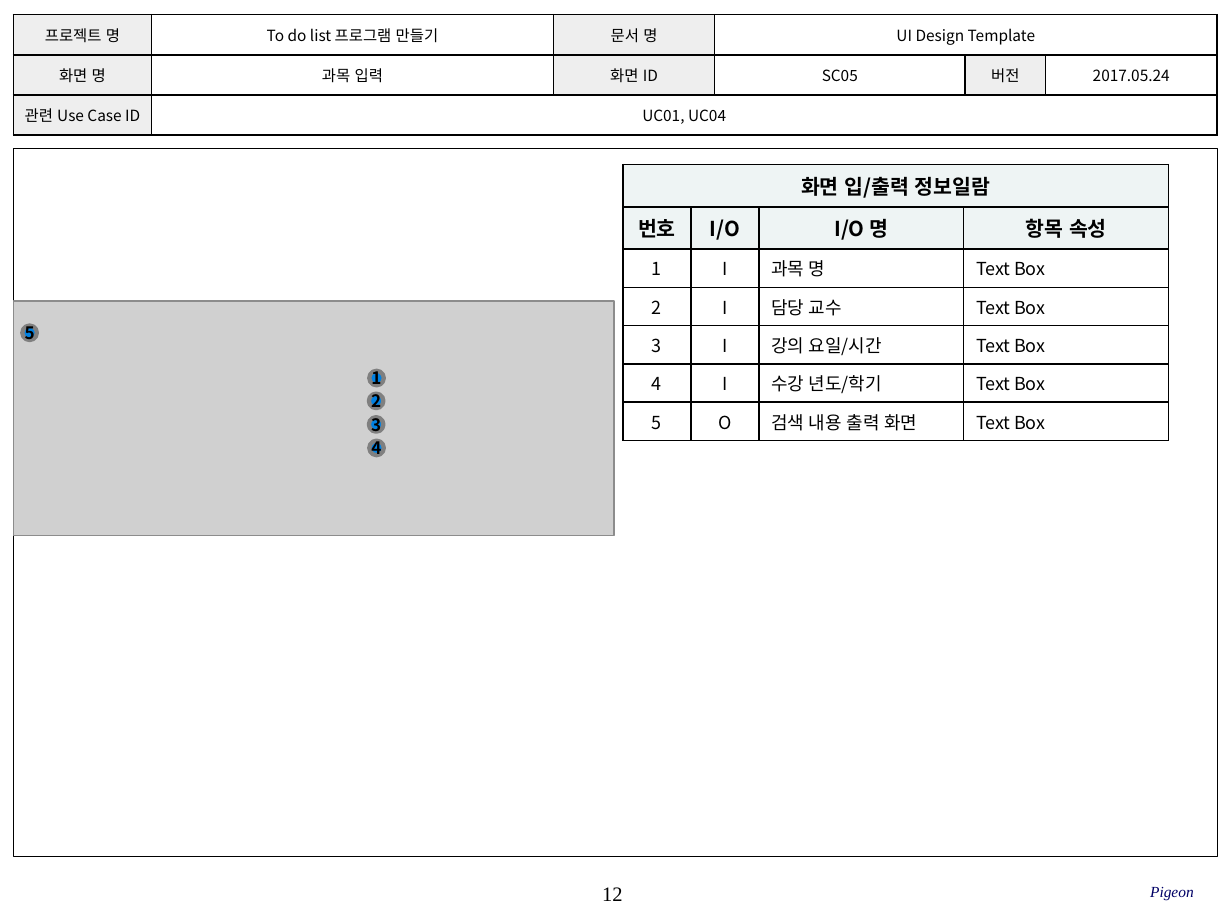
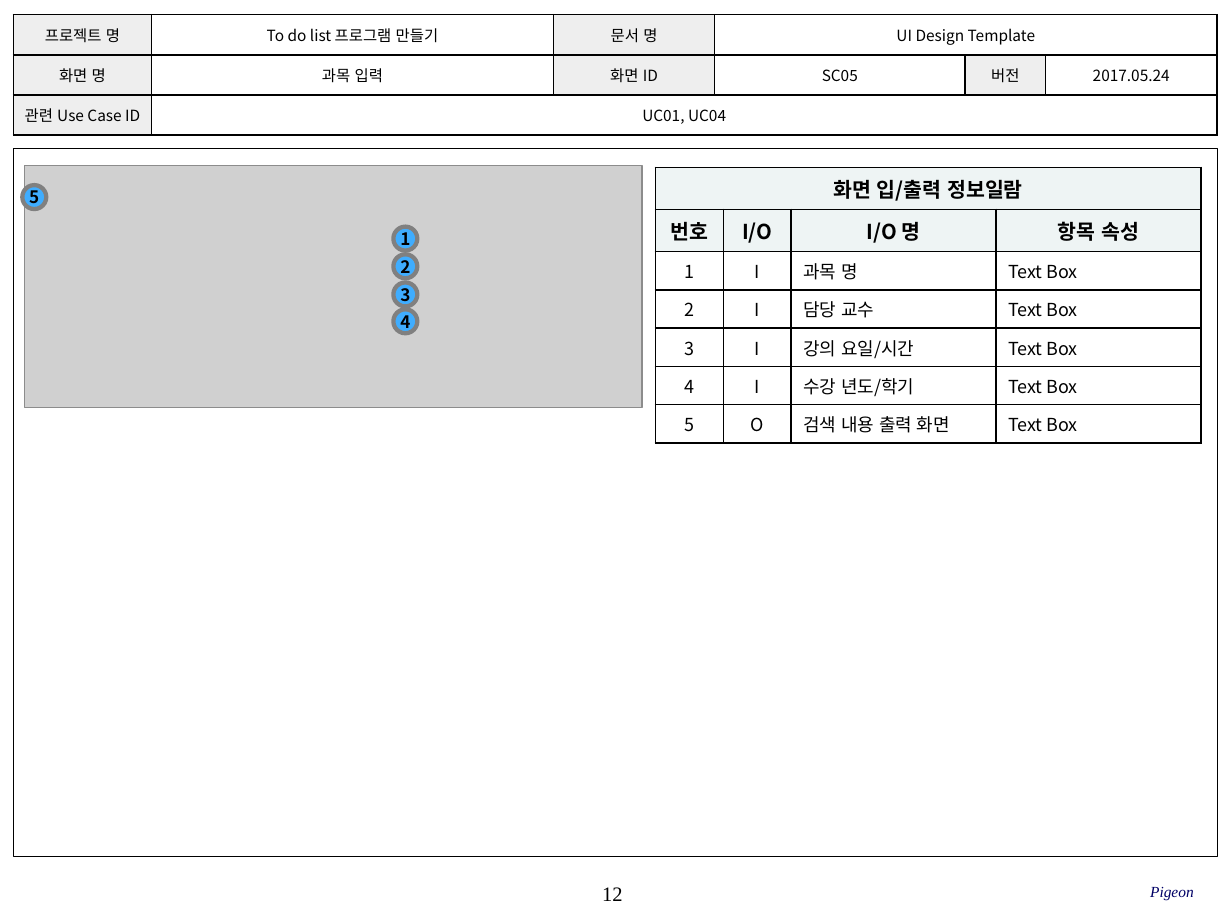
Before and after one commit to SE-admin/9, a slide deck: slide 12 of doc/3_ 설계서/UI Design Template_9_pigeon.pptx. Drawn at 1232x924 pixels with LibreOffice and Linux fonts; fonts in the diff are those of the drawing; grey boxes stand for pictures; background and template pictures are left out. Boxes give left, top, right and bottom in pixels: in the first picture for what was removed or moved away, otherwise in the second. Text is boxed around its words. In the diff, an @@ line names an element or a change of style, - is before the commit and + after.

Commit message:
# 서류 # UI Design Template_9_pigeon.pptx # 9,10p # 요구사항 변경으로 인한 설계서 변경

```diff
--- a/doc/3_ 설계서/UI Design Template_9_pigeon.pptx
+++ b/doc/3_ 설계서/UI Design Template_9_pigeon.pptx
@@ picture: place and size @@
-picture at [14,301,614,536]
+picture at [25,166,642,408]
@@ table: place and size @@
-table at [623,165,1168,435]
+table at [655,168,1200,437]
@@ ellipse "5": place and size @@
-ellipse "5" at [22,325,37,340]
+ellipse "5" at [22,185,46,208]
@@ fill #0081E2 to #3FADFF in 5 elements at [22,185,46,208], [393,309,416,333], [393,282,416,306], [393,254,416,277], [393,227,416,250] @@
@@ ellipse "1": place and size @@
-ellipse "1" at [370,371,384,386]
+ellipse "1" at [393,227,416,250]
@@ ellipse "2": place and size @@
-ellipse "2" at [368,394,383,409]
+ellipse "2" at [393,254,416,277]
@@ ellipse "3": place and size @@
-ellipse "3" at [368,418,383,432]
+ellipse "3" at [393,282,416,306]
@@ ellipse "4": place and size @@
-ellipse "4" at [370,441,384,456]
+ellipse "4" at [393,309,416,333]
```
Also in this commit, not shown: 9 other slides changed.
